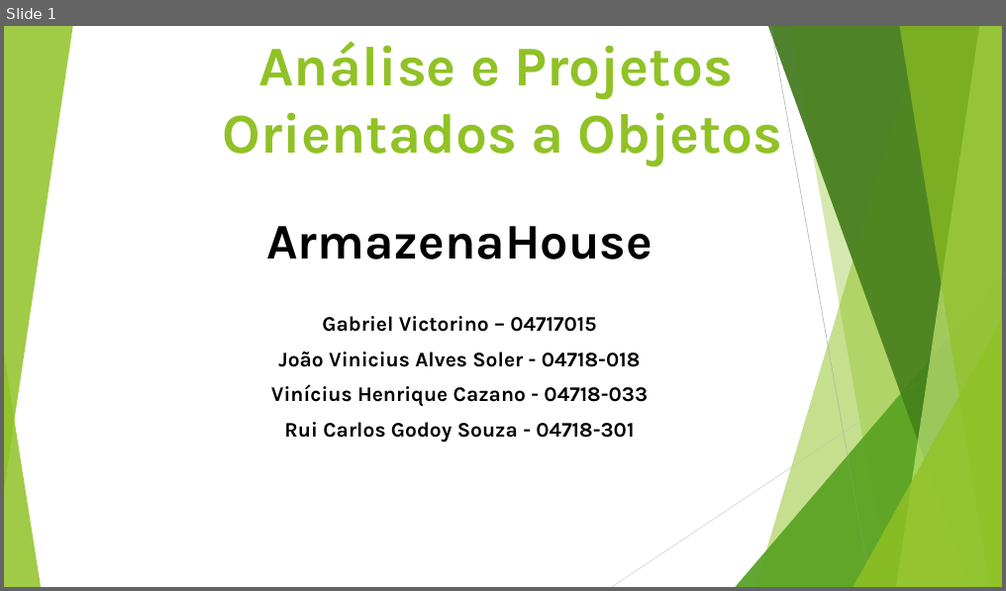
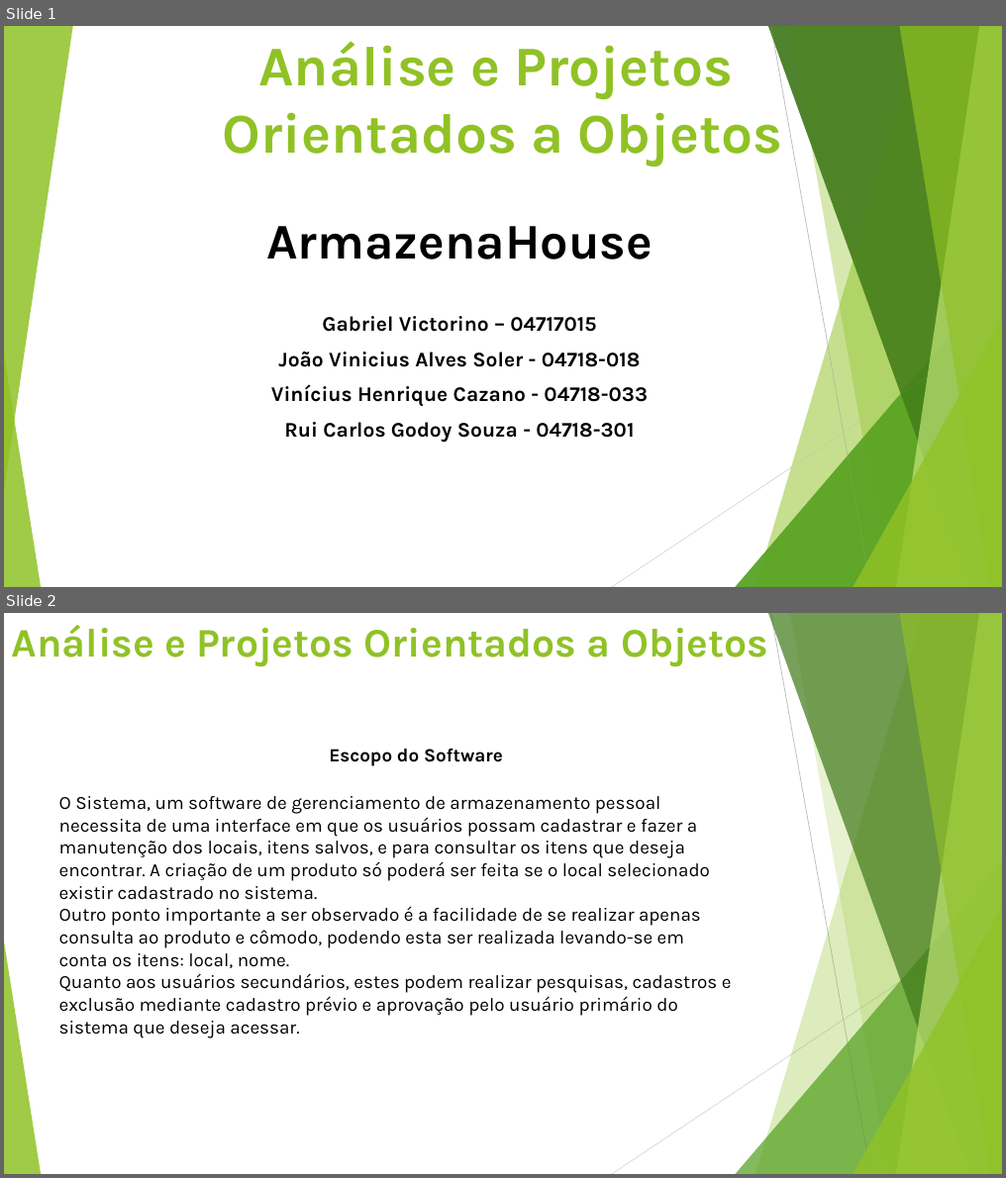
Before and after one commit to GabrielVictorino97/TrabalhoDiagramas, a slide deck: Apresentação.pptx. Shown one above the other, each under a label of ours: slide 1 before the commit, slides 1 and 2 after it. The pictures are 1006x591 and 1006x1178 pixels, drawn with LibreOffice and Linux fonts; fonts in the diff are those of the drawing. Boxes give left, top, right and bottom in pixels: in the first picture for what was removed or moved away, otherwise in the second. Text is boxed around its words. In the diff, an @@ line names an element or a change of style, - is before the commit and + after.

Commit message:
Ajustes para finalização

```diff
--- a/Apresentação.pptx
+++ b/Apresentação.pptx
@@ slide 2 added at (4, 613, 1002, 1174), background #FFFFFF at 5% opacity; not listed: 10 template elements that a slide beside it also shows @@
@@ text added at (12, 625, 768, 666), 39 pt, text #90C226, bold @@
+Análise e Projetos Orientados a Objetos
@@ text added at (59, 749, 732, 1039), 18 pt, text #000000 @@
+  Escopo do Software
+O Sistema, um software de gerenciamento de armazenamento pessoal necessita de uma interface em que os usuários possam cadastrar e fazer a manutenção dos locais, itens salvos, e para consultar os itens que deseja encontrar. A criação de um produto só poderá ser feita se o local selecionado existir cadastrado no sistema.
+Outro ponto importante a ser observado é a facilidade de se realizar apenas consulta ao produto e cômodo, podendo esta ser realizada levando-se em conta os itens: local, nome.
+Quanto aos usuários secundários, estes podem realizar pesquisas, cadastros e exclusão mediante cadastro prévio e aprovação pelo usuário primário do sistema que deseja acessar.
```
Also in this commit, not shown: 3 slides changed.
